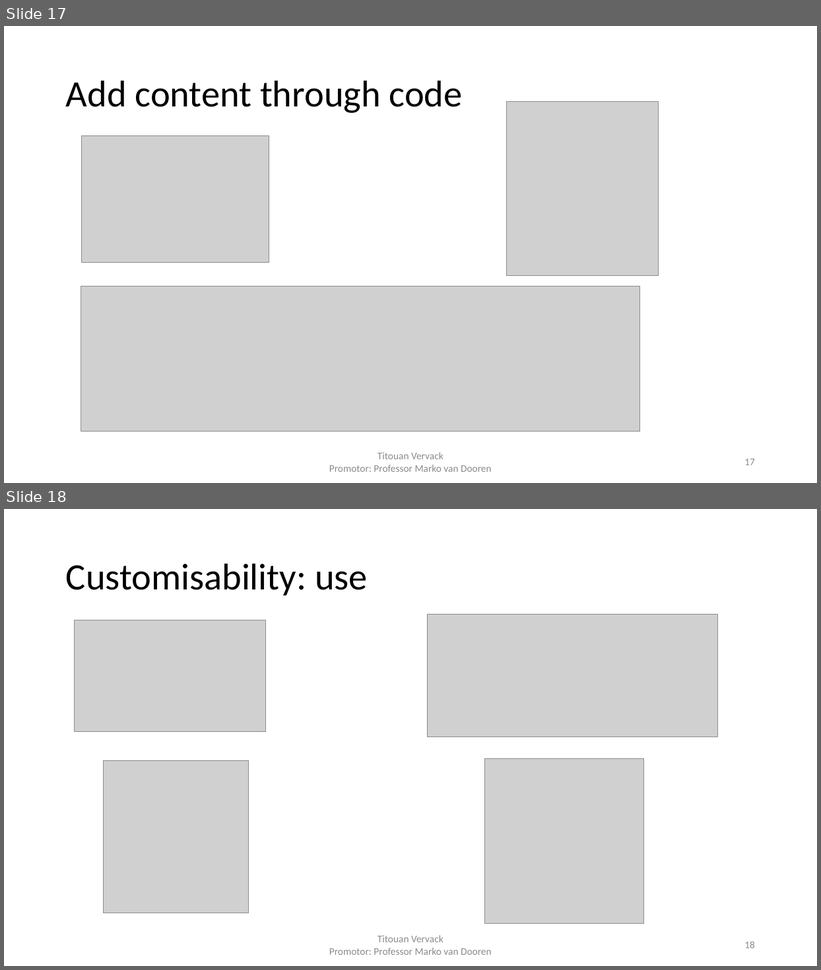
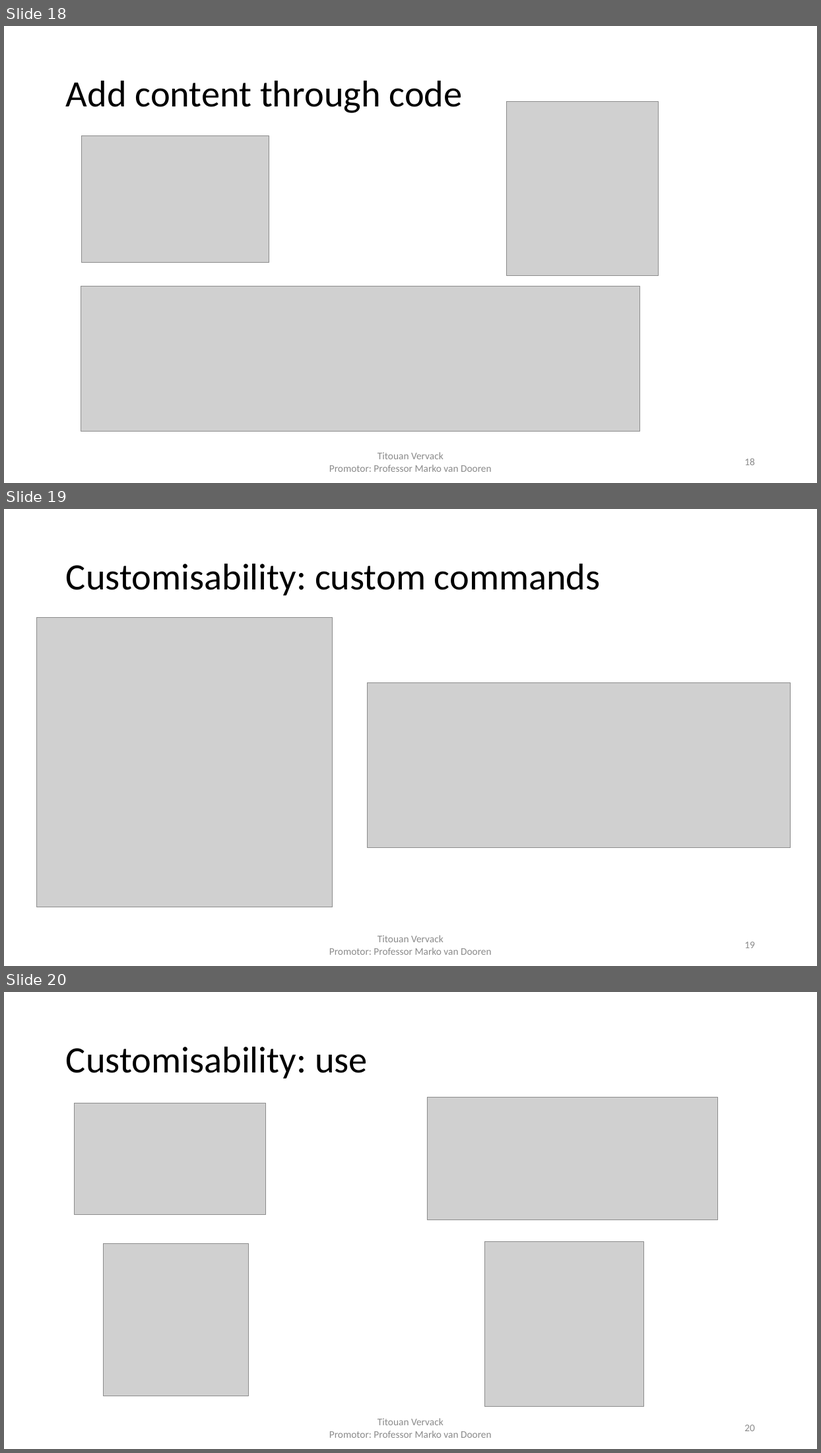
Before and after one commit to FlashYoshi/neio, a slide deck: presentation/Intermediate Presentation.pptx. Shown one above the other, each under a label of ours: slides 17 and 18 before the commit, slides 18, 19 and 20 after it. The pictures are 821x970 and 821x1453 pixels, drawn with LibreOffice and Linux fonts; fonts in the diff are those of the drawing; grey boxes stand for pictures. Boxes give left, top, right and bottom in pixels: in the first picture for what was removed or moved away, otherwise in the second. Text is boxed around its words. In the diff, an @@ line names an element or a change of style, - is before the commit and + after.

Commit message:
Some progress on the presentation

```diff
--- a/presentation/Intermediate Presentation.pptx
+++ b/presentation/Intermediate Presentation.pptx
@@ slide 19 added at (4,509,817,966), background #FFFFFF @@
@@ title added at (66,563,601,595), 44 pt, text #000000 @@
+Customisability: custom commands
@@ picture added at (37,618,333,908) @@
@@ picture added at (368,683,791,848) @@
@@ text added at (329,935,492,955), 12 pt, text #8C8C8C @@
+Titouan Vervack
+Promotor: Professor Marko van Dooren
@@ page number added at (745,942,755,949), 12 pt, text #8C8C8C @@
+19
@@ what was slide 17 is now slide 18 @@
@@ page number at (745,458,755,466): text changed @@
-17
+18
@@ what was slide 18 is now slide 20 @@
@@ page number at (745,1425,755,1432): text changed @@
-18
+20
```
Also in this commit, not shown: 3 slides changed, 1 other slide added, 7 other files.
